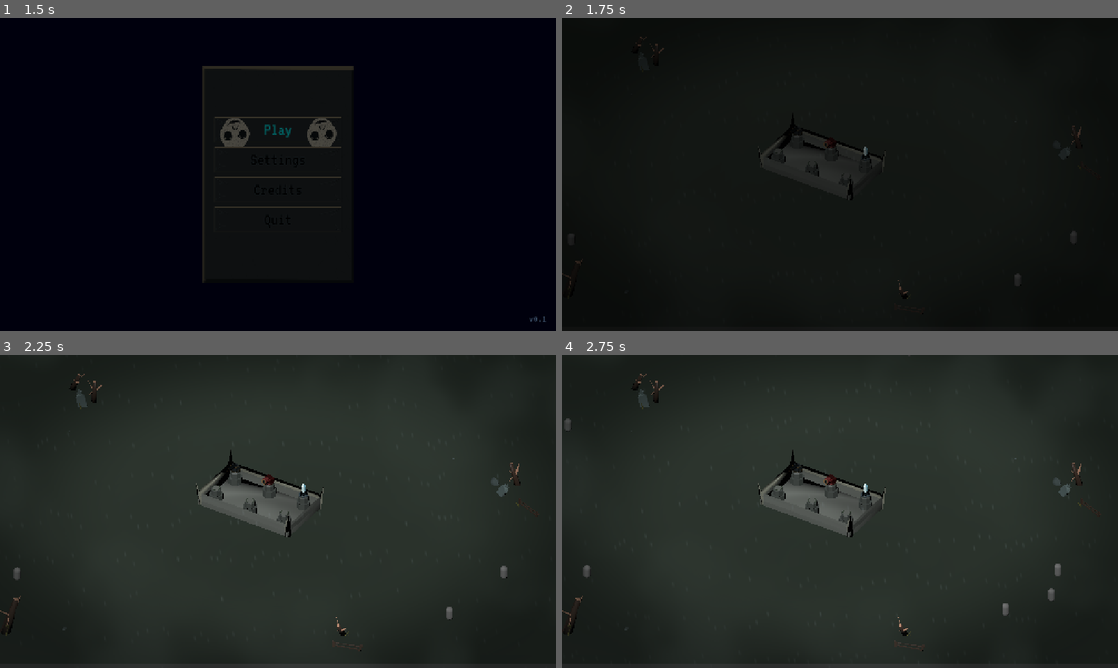
Above: before the commit, frames 1-4 (two rows, left to right).
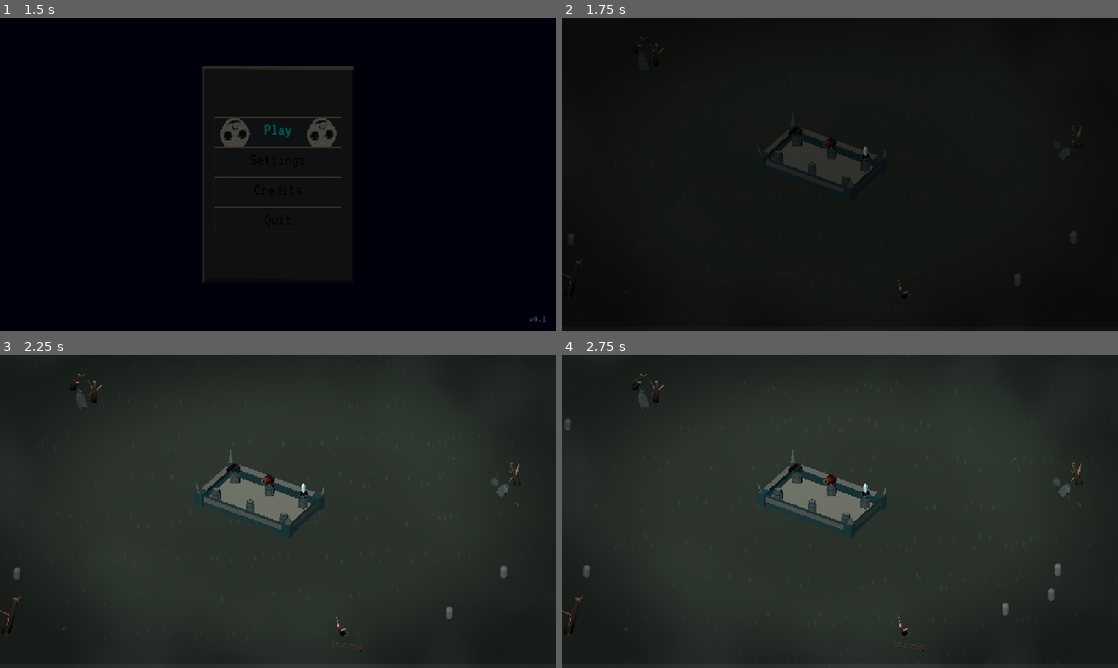
Above: after the commit, the same moments.

Repository: JeremyMarkWilcox/Tower-Defense
Game: Godot game, scene res://core/ui/boot.tscn
Same seed, same stepped clock (60 frames per second), same inputs: the game is played once before the commit and once after it. Sound files missing from this copy of the repository are replaced by a short silence.
Inputs (mouse positions are in pixels of both pictures, inside the frame that each line leads up to):
- Up to frame 1 (1.5 s): click "Play" at 0.5 s; click "Play" at 1.25 s
- Up to frame 2 (1.75 s): no input
- Up to frame 3 (2.25 s): tap Enter at 2 s; move the mouse to (400, 495) at 2.02 s; hold Right (ui_right) from 2.03 s (still down); hold N (call_next_wave) from 2.03 s (still down); click (400, 495) at 2.17 s
- Up to frame 4 (2.75 s): keep holding Right (ui_right); keep holding N (call_next_wave)

Frame 1 is identical in both runs. In frame 2, 0.8% of the frame differs, in the area x 35-59%, y 30-58%; in frame 3, 1.8%, in the area x 35-59%, y 30-59%; in frame 4, 1.8%.

Commit message:
Touched up Stronghold

Diff:
--- a/game/game.tscn
+++ b/game/game.tscn
@@ -215,3 +215,6 @@
 [node name="Credits" parent="UI" unique_id=1391844769 instance=ExtResource("6_dakft")]
 
 [node name="EndScreen" parent="UI" unique_id=1090858386 instance=ExtResource("11_3vho3")]
+
+[editable path="World/Environment/Stronghold"]
+[editable path="World/Environment/Stronghold/stronghold_base"]
--- a/game/stronghold/stronghold.tscn
+++ b/game/stronghold/stronghold.tscn
@@ -4,27 +4,32 @@
 [ext_resource type="PackedScene" uid="uid://drxix2qq7vrcp" path="res://assets/3d_art/stronghold/stronghold_base.glb" id="2_b8jds"]
 [ext_resource type="PackedScene" uid="uid://caeloa1nngu3c" path="res://game/stronghold/tower_socket.tscn" id="3_b46vg"]
 
-[node name="Stronghold" type="Node3D" unique_id=2125922311]
+[node name="StrongholdHolder" type="Node3D" unique_id=2125922311]
 script = ExtResource("1_3cre5")
 
-[node name="stronghold_base2" parent="." unique_id=25793128 instance=ExtResource("2_b8jds")]
+[node name="stronghold_base" parent="." unique_id=25793128 instance=ExtResource("2_b8jds")]
+
+[node name="Pillar1" parent="stronghold_base" index="0" unique_id=1137104780]
+transform = Transform3D(0.5, 0, 0, 0, 1, 0, 0, 0, 0.5, 5.709543, 0.6811876, -3.1790874)
 
 [node name="Sockets" type="Node3D" parent="." unique_id=2147328759]
 
 [node name="TowerSocket1" parent="Sockets" unique_id=1883056460 instance=ExtResource("3_b46vg")]
-transform = Transform3D(1, 0, 0, 0, 1, 0, 0, 0, 1, 4.5, 0.5, 2)
+transform = Transform3D(1, 0, 0, 0, 1, 0, 0, 0, 1, 4.5, 0.65, 2)
 
 [node name="TowerSocket2" parent="Sockets" unique_id=1737476503 instance=ExtResource("3_b46vg")]
-transform = Transform3D(1, 0, 0, 0, 1, 0, 0, 0, 1, 0, 0.5, 2)
+transform = Transform3D(1, 0, 0, 0, 1, 0, 0, 0, 1, 0, 0.65, 2)
 
 [node name="TowerSocket3" parent="Sockets" unique_id=983640999 instance=ExtResource("3_b46vg")]
-transform = Transform3D(1, 0, 0, 0, 1, 0, 0, 0, 1, -4.5, 0.5, 2)
+transform = Transform3D(1, 0, 0, 0, 1, 0, 0, 0, 1, -4.5, 0.65, 2)
 
 [node name="TowerSocket4" parent="Sockets" unique_id=26012494 instance=ExtResource("3_b46vg")]
-transform = Transform3D(1, 0, 0, 0, 1, 0, 0, 0, 1, 4.5, 0.5, -2)
+transform = Transform3D(1, 0, 0, 0, 1, 0, 0, 0, 1, 4.5, 0.65, -2)
 
 [node name="TowerSocket5" parent="Sockets" unique_id=1348864092 instance=ExtResource("3_b46vg")]
-transform = Transform3D(1, 0, 0, 0, 1, 0, 0, 0, 1, 0, 0.5, -2)
+transform = Transform3D(1, 0, 0, 0, 1, 0, 0, 0, 1, 0, 0.65, -2)
 
 [node name="TowerSocket6" parent="Sockets" unique_id=55002485 instance=ExtResource("3_b46vg")]
-transform = Transform3D(1, 0, 0, 0, 1, 0, 0, 0, 1, -4.5, 0.5, -2)
+transform = Transform3D(1, 0, 0, 0, 1, 0, 0, 0, 1, -4.5, 0.65, -2)
+
+[editable path="stronghold_base"]
Binary file changed: assets/3d_art/stronghold/stronghold_base.glb
Binary file changed: assets/3d_art/stronghold/tower_socket.glb
